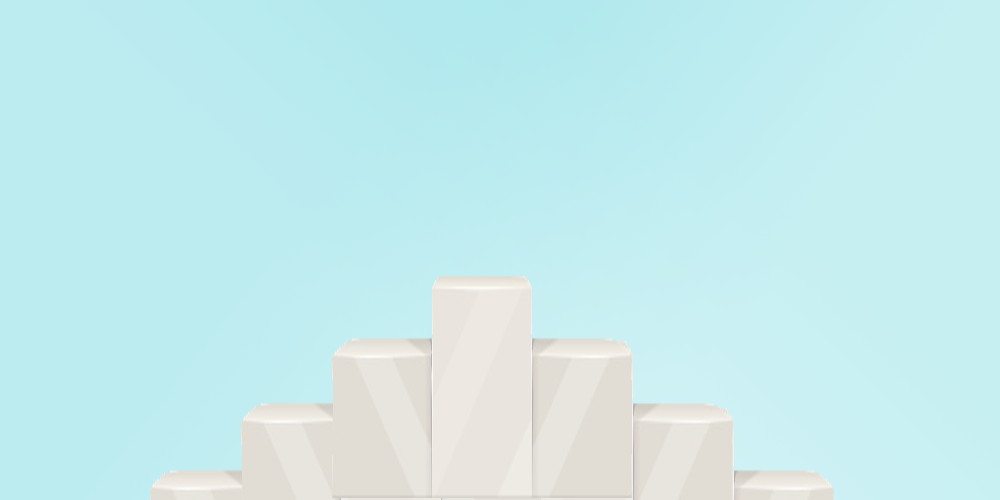
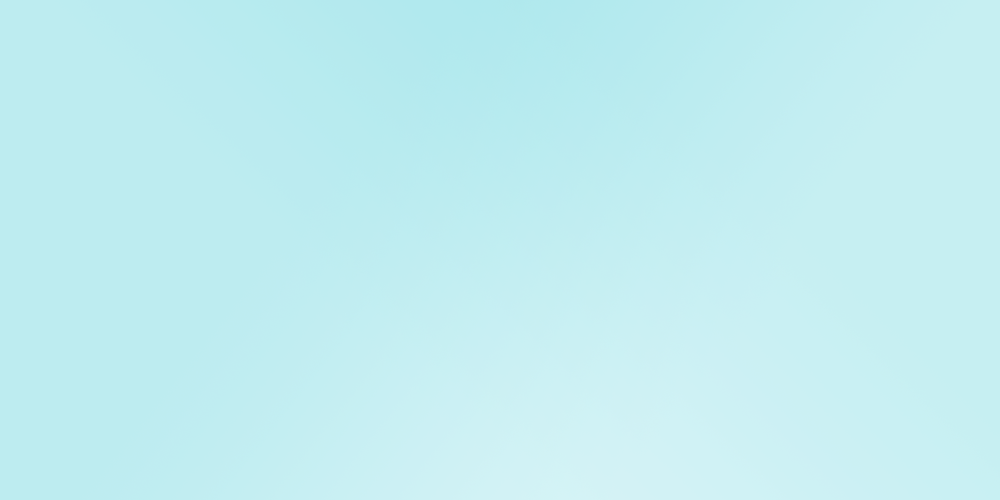
Two versions of the same layered image (1000×500). Layer-by-layer changes:
hid "Layer 2" over (431, 276, 633, 498)
hid "Layer 1" over (331, 276, 633, 498)
hid "Layer 1 copy" over (241, 341, 541, 500)
hid "Layer 1 copy 2" over (150, 408, 446, 500)
hid "Layer 2 copy" over (532, 341, 733, 500)
hid "Layer 2 copy 2" over (633, 408, 834, 500)
